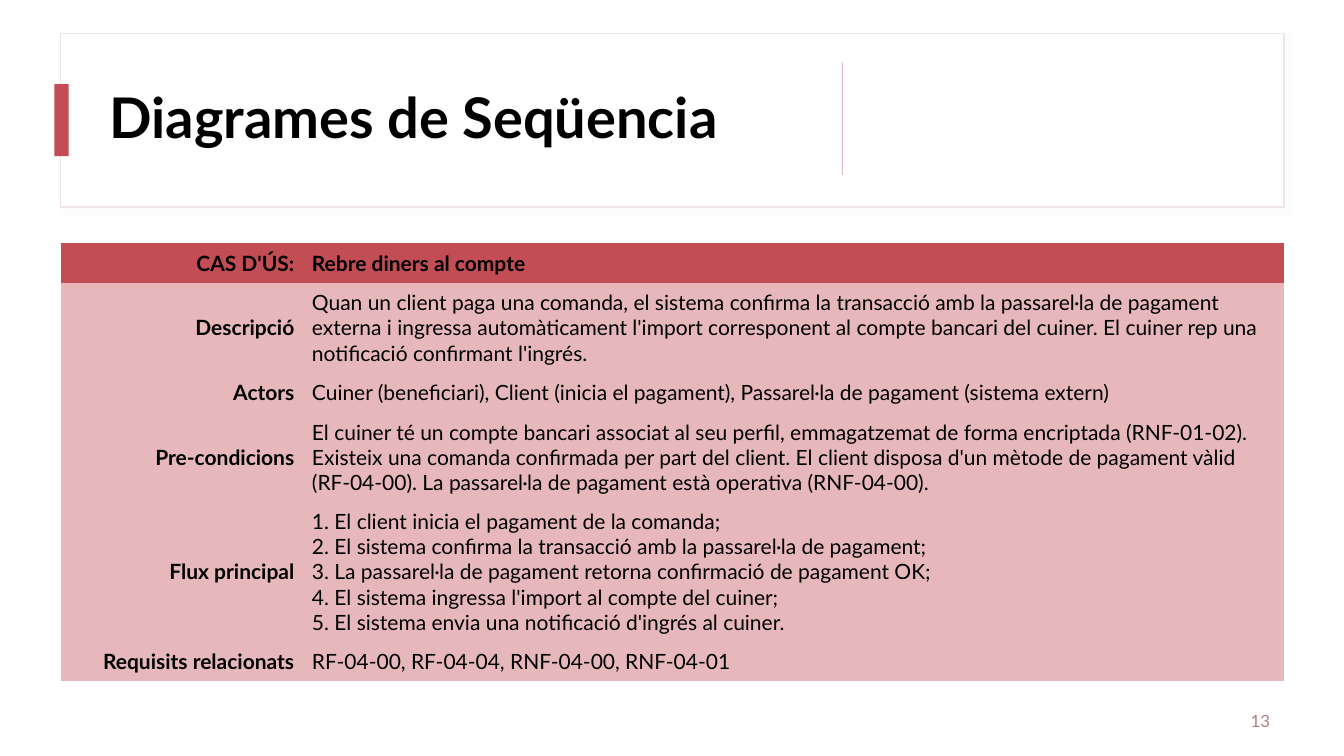
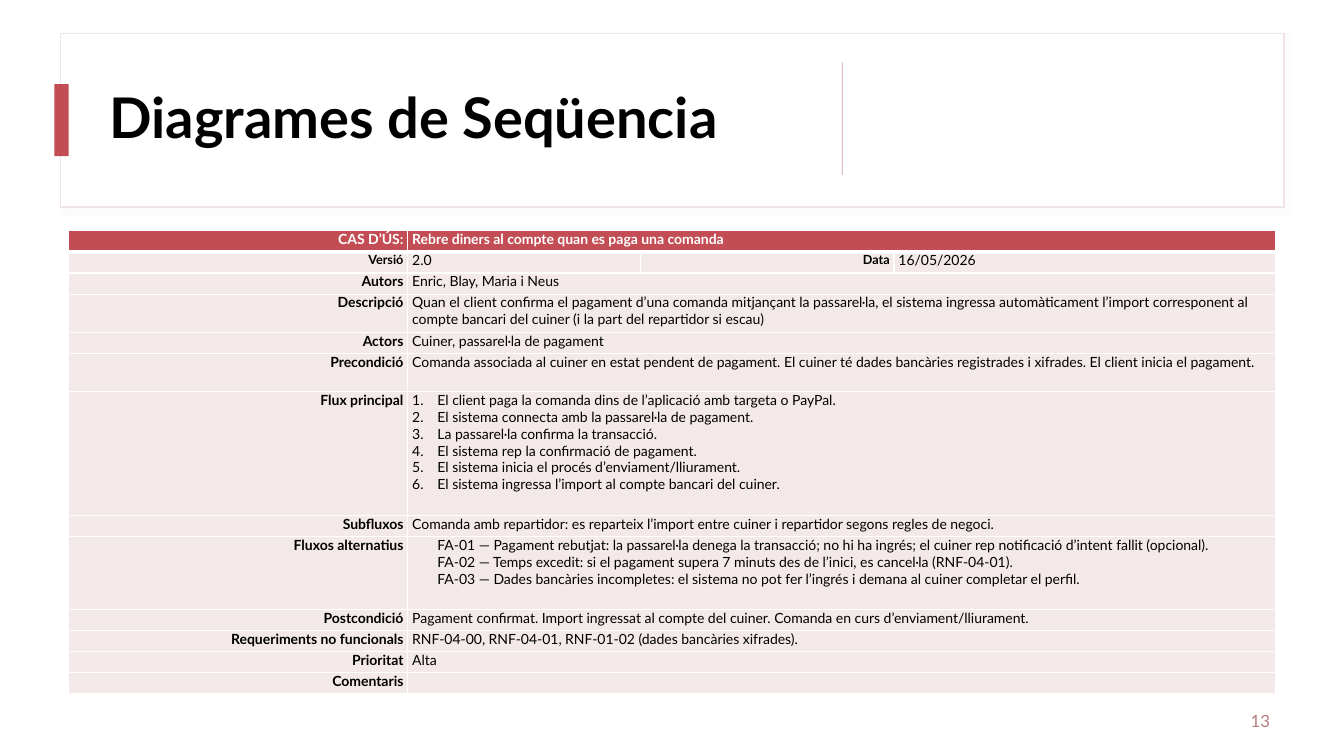
Before and after one commit to enricalv03/ES23UAB-411-08, a slide deck: slide 13 of documents/Presentacions PWP/Diagrames_de_Seq_Enric.pptx. Drawn at 1344x756 pixels with LibreOffice and Linux fonts; fonts in the diff are those of the drawing. Boxes give left, top, right and bottom in pixels: in the first picture for what was removed or moved away, otherwise in the second. Text is boxed around its words. In the diff, an @@ line names an element or a change of style, - is before the commit and + after.

```diff
--- a/documents/Presentacions PWP/Diagrames_de_Seq_Enric.pptx
+++ b/documents/Presentacions PWP/Diagrames_de_Seq_Enric.pptx
@@ table at box(69, 231, 1274, 695) @@
-CAS D'ÚS: | Rebre diners al compte
-Descripció | Quan un client paga una comanda, el sistema confirma la transacció amb la passarel·la de pagament externa i ingressa automàticament l'import corresponent al compte bancari del cuiner. El cuiner rep una notificació confirmant l'ingrés.
-Actors | Cuiner (beneficiari), Client (inicia el pagament), Passarel·la de pagament (sistema extern)
-Pre-condicions | El cuiner té un compte bancari associat al seu perfil, emmagatzemat de forma encriptada (RNF-01-02). Existeix una comanda confirmada per part del client. El client disposa d'un mètode de pagament vàlid (RF-04-00). La passarel·la de pagament està operativa (RNF-04-00).
-Flux principal | 1. El client inicia el pagament de la comanda; 2. El sistema confirma la transacció amb la passarel·la de pagament; 3. La passarel·la de pagament retorna confirmació de pagament OK; 4. El sistema ingressa l'import al compte del cuiner; 5. El sistema envia una notificació d'ingrés al cuiner.
-Requisits relacionats | RF-04-00, RF-04-04, RNF-04-00, RNF-04-01
+CAS D’ÚS: | Rebre diners al compte quan es paga una comanda |  | 
+Versió | 2.0 | Data | 16/05/2026
+Autors | Enric, Blay, Maria i Neus |  | 
+Descripció | Quan el client confirma el pagament d’una comanda mitjançant la passarel·la, el sistema ingressa automàticament l’import corresponent al compte bancari del cuiner (i la part del repartidor si escau) |  | 
+Actors | Cuiner, passarel·la de pagament |  | 
+Precondició | Comanda associada al cuiner en estat pendent de pagament. El cuiner té dades bancàries registrades i xifrades. El client inicia el pagament. |  | 
+Flux principal | El client paga la comanda dins de l’aplicació amb targeta o PayPal. / El sistema connecta amb la passarel·la de pagament. / La passarel·la confirma la transacció. / El sistema rep la confirmació de pagament. / El sistema inicia el procés d’enviament/lliurament. / El sistema ingressa l’import al compte bancari del cuiner. |  | 
+Subfluxos | Comanda amb repartidor: es reparteix l’import entre cuiner i repartidor segons regles de negoci. |  | 
+Fluxos alternatius | FA-01 — Pagament rebutjat: la passarel·la denega la transacció; no hi ha ingrés; el cuiner rep notificació d’intent fallit (opcional). FA-02 — Temps excedit: si el pagament supera 7 minuts des de l’inici, es cancel·la (RNF-04-01). FA-03 — Dades bancàries incompletes: el sistema no pot fer l’ingrés i demana al cuiner completar el perfil. |  | 
+Postcondició | Pagament confirmat. Import ingressat al compte del cuiner. Comanda en curs d’enviament/lliurament. |  | 
+Requeriments no funcionals | RNF-04-00, RNF-04-01, RNF-01-02 (dades bancàries xifrades). |  | 
+Prioritat | Alta |  | 
+Comentaris |  |  | 
@@ table: place and size @@
-table at box(60, 243, 1285, 682)
+table at box(69, 231, 1274, 695)
```
Also in this commit, not shown: 5 other slides changed, 1 other file.
